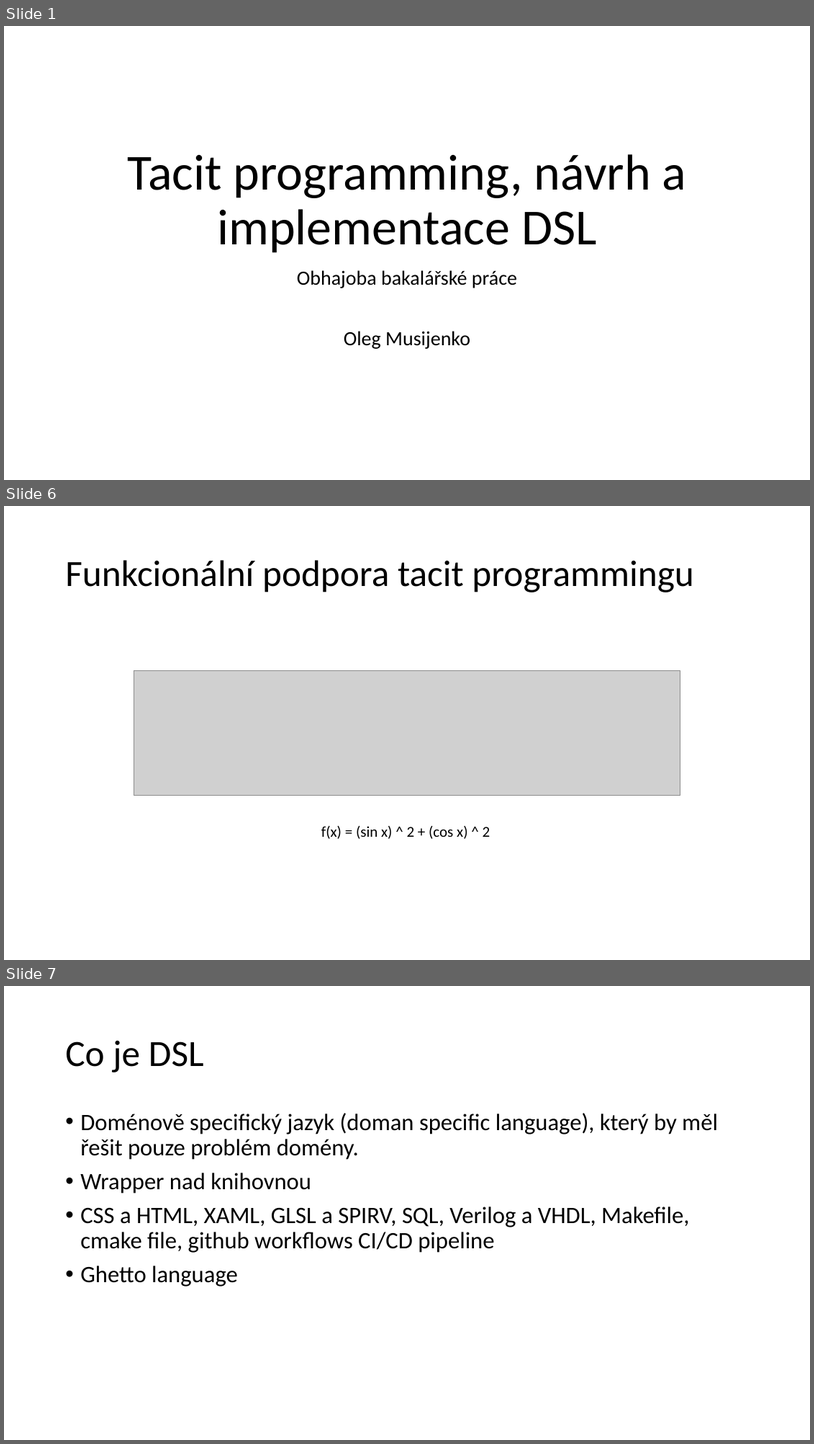
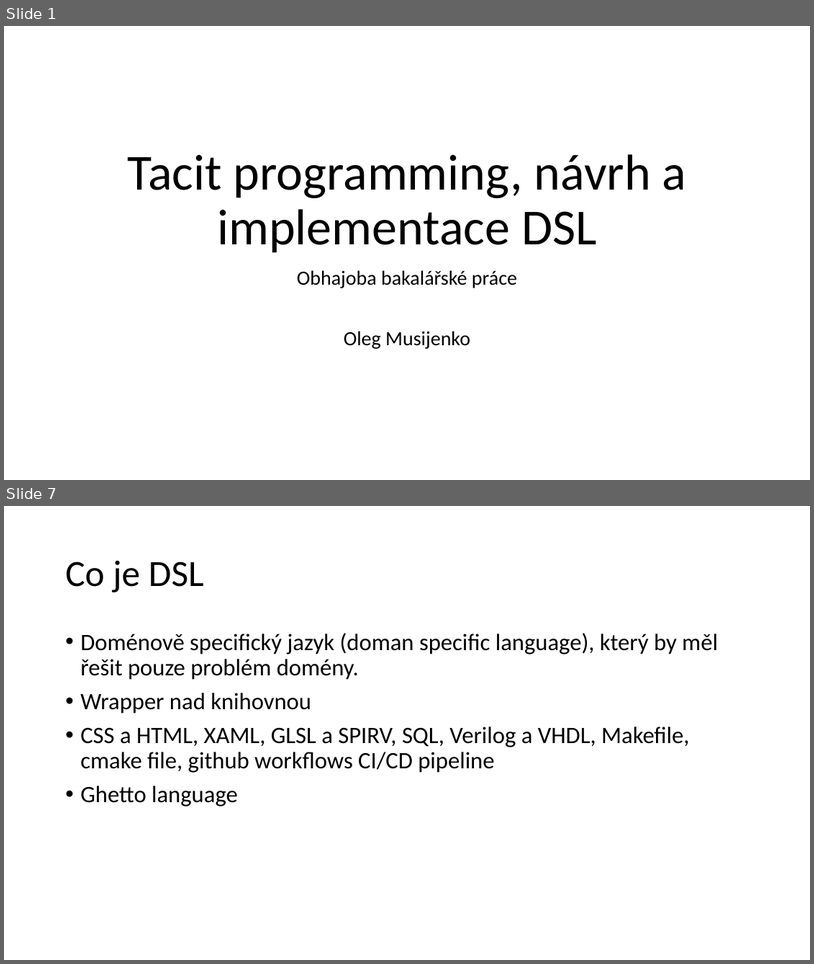
Before and after one commit to SturdyPose/Taskell-bachelor-thesis, a slide deck: TacitProgramming.pptx. Shown one above the other, each under a label of ours: slides 1, 6 and 7 before the commit, slides 1 and 7 after it; the slides between them are not shown. The pictures are 814x1444 and 814x964 pixels, drawn with LibreOffice and Linux fonts; fonts in the diff are those of the drawing; grey boxes stand for pictures. Boxes give left, top, right and bottom in pixels: in the first picture for what was removed or moved away, otherwise in the second. Text is boxed around its words. In the diff, an @@ line names an element or a change of style, - is before the commit and + after.

```diff
--- a/TacitProgramming.pptx
+++ b/TacitProgramming.pptx
@@ slide 6 removed at [4,506,810,960], background #FFFFFF @@
@@ title removed at [65,560,694,592] @@
-Funkcionální podpora tacit programmingu
@@ picture removed at [134,671,680,795] @@
@@ text removed at [322,826,491,839] @@
-f(x) = (sin x) ^ 2 + (cos x) ^ 2
```
Also in this commit, not shown: 8 slides changed, 2 slides added, 3 other slides removed.
